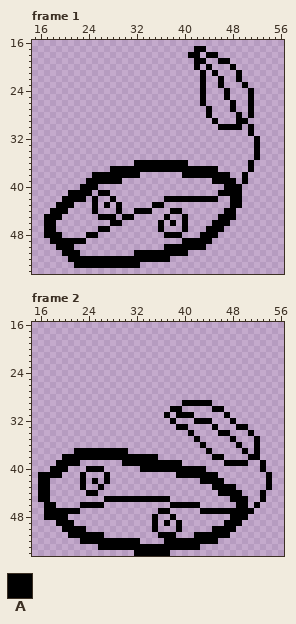
Pixel-art file -- SourceFiles/BabySeed.aseprite. Above is the file before it was changed.
72x55 pixels, 2 frames. Shown: frame 1: x 15..56, y 16..54; frame 2: x 15..56, y 16..54.
Palette (. is transparent): A #000000
Pixels before, frame 1, first column x 17:
17 .........................AA.........
18 ........................AA.AA.......
19 .........................AA..AA.....
20 .........................A.A...A....
21 ..........................A.A...A...
22 ..........................A..A..A...
23 ..........................A..A...A..
24 ..........................A...A...A.
25 ..........................A...A...A.
26 ..........................A....A..A.
27 ...........................A...A..A.
28 ...........................A....A.A.
29 ............................A...AA..
30 .............................AAAA.A.
31 ..................................A.
32 ...................................A
33 ...................................A
34 ...................................A
35 ...................................A
36 ...............AAAAAAAAA..........A.
37 ...........AAAAAAAAAAAAAAAAAA.....A.
38 ........AAAAAAAA.......AAAAAAAA..A..
39 .......AAAAAA...............AAAA.A..
40 ......AAA.....................AAA...
41 ....AAAA.AA..................AAAA...
42 ...AAAA.A..A........AAAAAAAAA..AA...
43 ..AAA...A.A.A.....AA...........AA...
44 .AAA....A...A..AAA...AA.......AA....
45 AAA......AAA.AA.....A..A.....AAA....
46 AA.........AA......A.A.A....AAA.....
47 AA.......AA........A...A...AAA......
48 AAA....AA...........AAA...AAA.......
49 .AAAAAA................AAAAA........
50 ..AAA...............AAAAAAA.........
51 ...AAA.........AAAAAAAAA............
52 ....AAAAAAAAAAAAAAAAA...............
53 .....AAAAAAAAAAA....................
Pixels before, frame 2, first column x 16:
29 ........................AAAAA..........
30 ......................AA.....AA........
31 .....................A.AAA.....A.......
32 ......................A...AAA...A......
33 .......................AA....A...AA....
34 .........................A....AA...A...
35 ..........................A.....A...A..
36 ...........................A.....A..A..
37 ......AAAAAAAAA.............A.....A.A..
38 ....AAAAAAAAAAAAAAAA.........AA....AA..
39 ...AAAA.......AAAAAAAAAA.......AAAA..A.
40 ..AAA...AAA......AAAAAAAAAAA.........A.
41 AAAA...A...A...........AAAAAAA........A
42 AA.....A.A.A...............AAAA.......A
43 AA.....A..A..................AAAA.....A
44 AA......AA....................AAAA...A.
45 AA.........AAAAAAAAAAA..........AAA..A.
46 .AA....AAAA...........AAAAA......AA.A..
47 .AAAAAA.............AA.....AAAAAAAAA...
48 .AAAA..............A..A.........AAA....
49 ...AAA.............A.A.A.......AAA.....
50 ....AAAA...........A...A.....AAAA......
51 .....AAAAAA.........AAA...AAAAAA.......
52 .......AAAAAAAAAA....AAAAAAAAA.........
53 ..........AAAAAAAAAAAAAAAAA............
54 ................AAAAAA.................
The result:
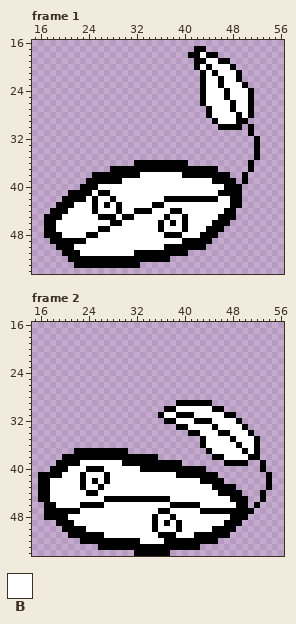
Colours new in this view: B #ffffff
Edits made:
Changed rows in their new state; - is an unchanged pixel.
Frame 1, layer "Seedy":
first column x 43:
18 B-------
19 -BB-----
20 B-BBB---
21 -B-BBB--
22 -BB-BB--
23 -BB-BBB-
24 -BBB-BBB
25 -BBB-BBB
26 -BBBB-BB
27 --BBB-BB
28 --BBBB-B
29 ---BBB--
first column x 19:
38 --------------BBBBBBB--------
39 -----------BBBBBBBBBBBBBBB---
40 -------BBBBBBBBBBBBBBBBBBBBB-
41 ------B--BBBBBBBBBBBBBBBBBB--
42 -----B-BB-BBBBBBBB---------BB
43 ---BBB-B-B-BBBBB--BBBBBBBBBBB
44 --BBBB-BBB-BB---BBB--BBBBBBB-
45 -BBBBBB---B--BBBBB-BB-BBBBB--
46 BBBBBBBBB--BBBBBB-B-B-BBBB---
47 BBBBBBB--BBBBBBBB-BBB-BBB----
48 -BBBB--BBBBBBBBBBB---BBB-----
49 -----BBBBBBBBBBBBBBBB--------
50 ---BBBBBBBBBBBBBBB-----------
51 ----BBBBBBBBB----------------
Frame 2, layer "Seedy":
first column x 18:
29 ---------------------A------------
30 -------------------A-BBBBBB-------
31 ------------------ABB---BBBBB-A---
32 -------------------A-BBB---BBBBA--
33 -----------------------BBBB-BBBB--
34 ------------------------ABBB--BBB-
35 ------------------------.ABBBB-BBB
36 --------------------------BBBBB-BB
37 ---------------------------BBBBB-B
38 -----------------------------BBBB-
39 -----BBBBBBB----------------------
40 ---BBB---BBBBBB-------------------
41 --BBB-BBB-BBBBBBBBBBB-------------
42 BBBBB-B-B-BBBBBBBBBBBBBBB---------
43 BBBBB-BB-BBBBBBBBBBBBBBBBBB-------
44 BBBBBB--BBBBBBBBBBBBBBBBBBBB------
45 BBBBBBBBB-----------BBBBBBBBBB----
46 -BBBB----BBBBBBBBBBB-----BBBBBB---
47 -----BBBBBBBBBBBBB--BBBBB---------
48 ---BBBBBBBBBBBBBB-BB-BBBBBBBBB----
49 ----BBBBBBBBBBBBB-B-B-BBBBBBB-----
50 ------BBBBBBBBBBB-BBB-BBBBB-------
51 ---------BBBBBBBBB---BBB----------
52 ---------------BBBB---------------
Pixel boxes of the changes (left, top, right, bottom) in both pictures:
added: (200, 52, 248, 124)
added: (56, 172, 230, 256)
changed: (50, 400, 254, 544)
